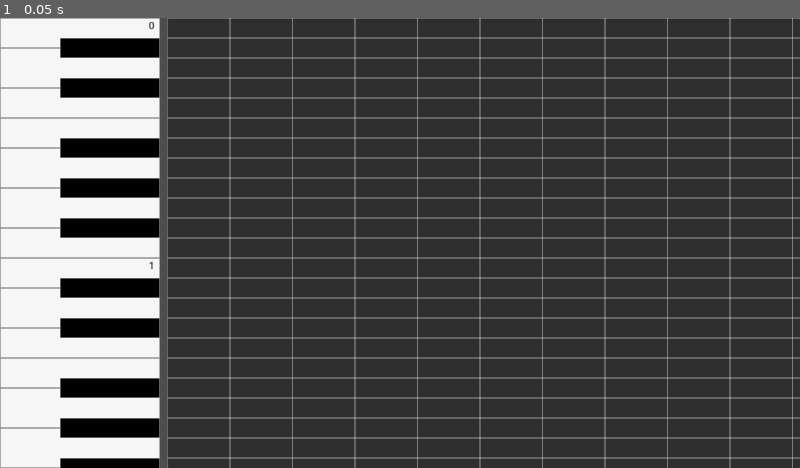
Above: before the commit, frame 1.
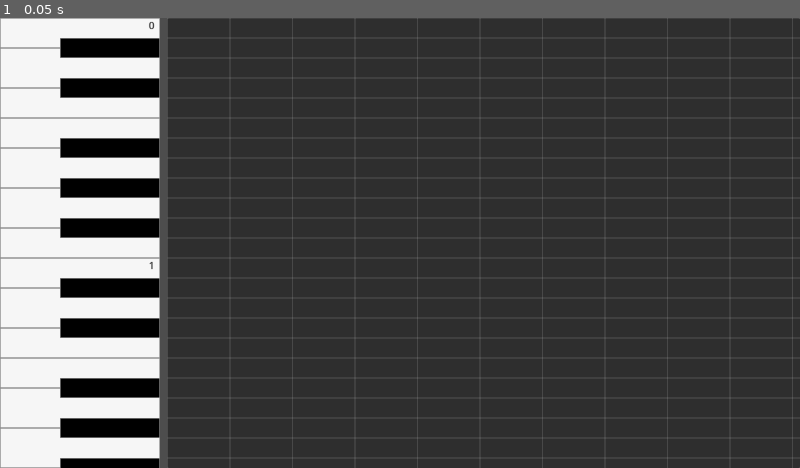
Above: after the commit, the same moment.

Repository: molor824/Synthoza
Game: Godot game, scene res://main.tscn
Same seed, same stepped clock (60 frames per second), same inputs: the game is played once before the commit and once after it.
Inputs:
- Up to frame 1 (0.05 s): no input

The runs differ from the first frame. In frame 1, 9.7% of the frame differs, in the area x 20-100%, y 0-100%.

Commit message:
Make the color more transparent

Diff:
--- a/styles/piano_roll/note_grid.tres
+++ b/styles/piano_roll/note_grid.tres
@@ -1,4 +1,4 @@
 [gd_resource type="StyleBoxFlat" format=3 uid="uid://3o8yk0ystfue"]
 
 [resource]
-bg_color = Color(1, 1, 1, 0.3764706)
+bg_color = Color(1, 1, 1, 0.1254902)
